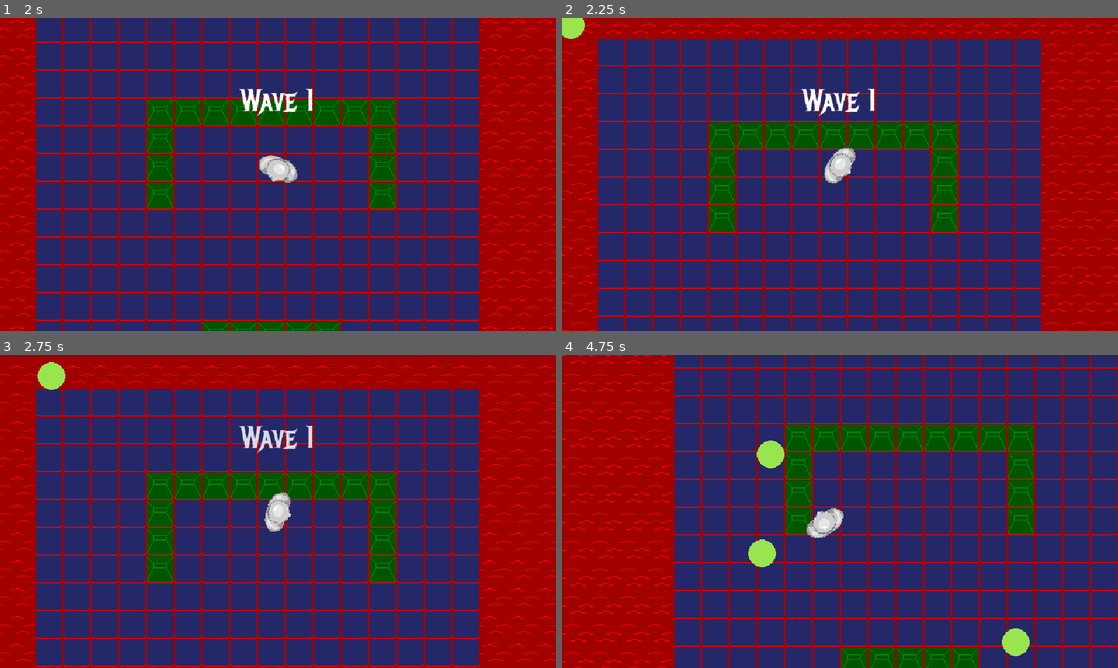
Above: before the commit, frames 1-4 (two rows, left to right).
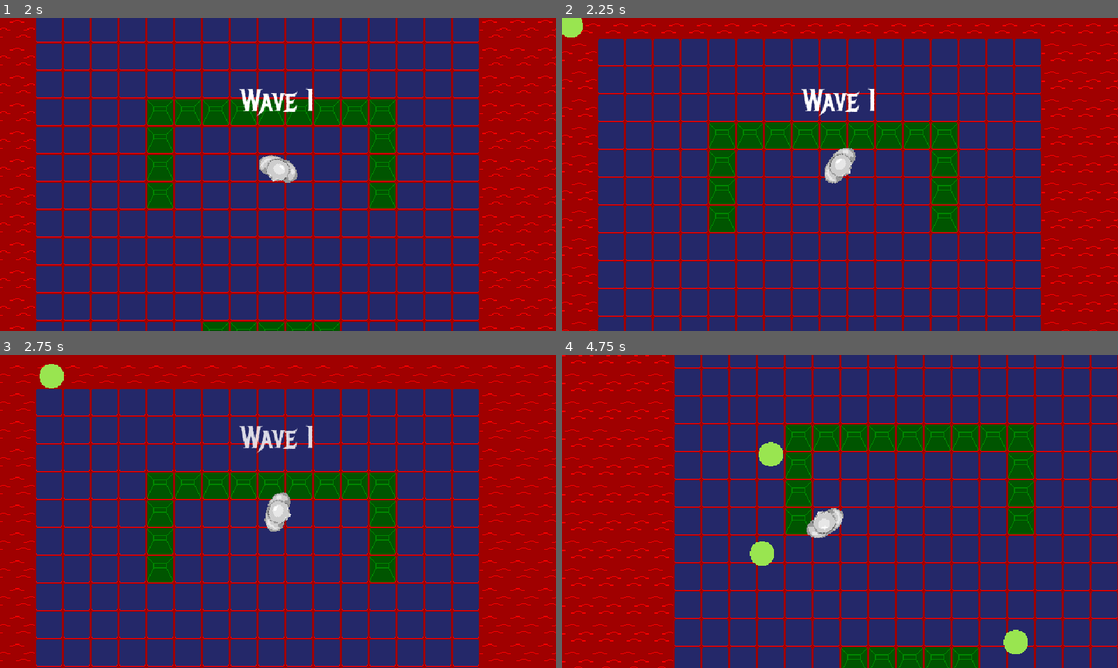
Above: after the commit, the same moments.

Repository: Burger-Bois/LD54-Godot-Team
Game: Godot game, scene res://scenes/main.tscn
The game is run twice, just before and just after one commit, with the same random seed, the same clock (stepped at 60 frames per second) and the same inputs. Sound files missing from this copy of the repository are replaced by a short silence.
Inputs (mouse positions are in pixels of both pictures, inside the frame that each line leads up to):
- Up to frame 1 (2 s): click "Start" at 0.5 s; tap Enter at 1.25 s; move the mouse to (250, 237) at 1.27 s; hold W (up) from 1.28 s (still down); hold Right mouse button (aim) from 1.28 s (still down)
- Up to frame 2 (2.25 s): keep holding W (up); move the mouse to (1006, 221) at 2.02 s; release Right mouse button (aim) at 2.03 s; click (1006, 221) at 2.1 s
- Up to frame 3 (2.75 s): keep holding W (up)
- Up to frame 4 (4.75 s): move the mouse to (673, 464) at 2.77 s; release W (up) at 2.78 s; hold A (left) 2.78-4.28 s; tap E (interact) at 2.85 s; move the mouse to (867, 511) at 3.52 s; right-click (867, 511) at 3.6 s; move the mouse to (756, 433) at 4.27 s; press the mouse at (756, 433) at 4.28 s; hold S (down) from 4.28 s (still down)

Frame 1 is identical in both runs. In frame 2, less than 0.1% of the frame differs, in the area x 0-5%, y 0-7%; in frame 3, less than 0.1%; in frame 4, 0.2%, in the area x 33-85%, y 27-97%.

Commit message:
shrink enemies

Diff:
--- a/scenes/enemy.tscn
+++ b/scenes/enemy.tscn
@@ -12,6 +12,7 @@
 radius = 16.0
 
 [node name="Enemy" type="CharacterBody2D"]
+scale = Vector2(0.9, 0.9)
 collision_layer = 2
 collision_mask = 3
 input_pickable = true
